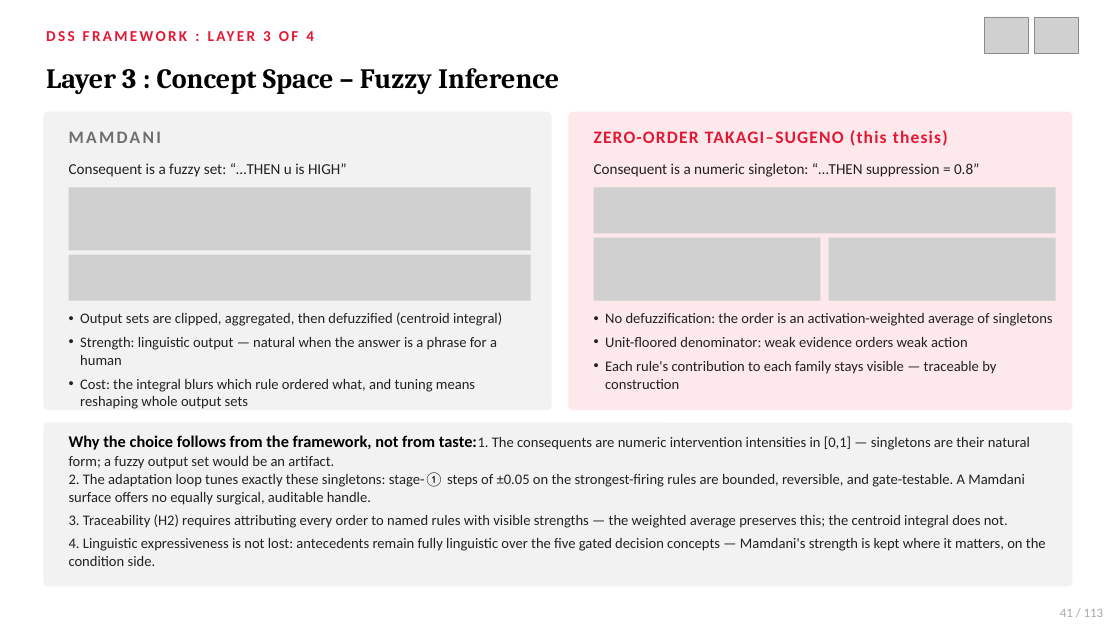
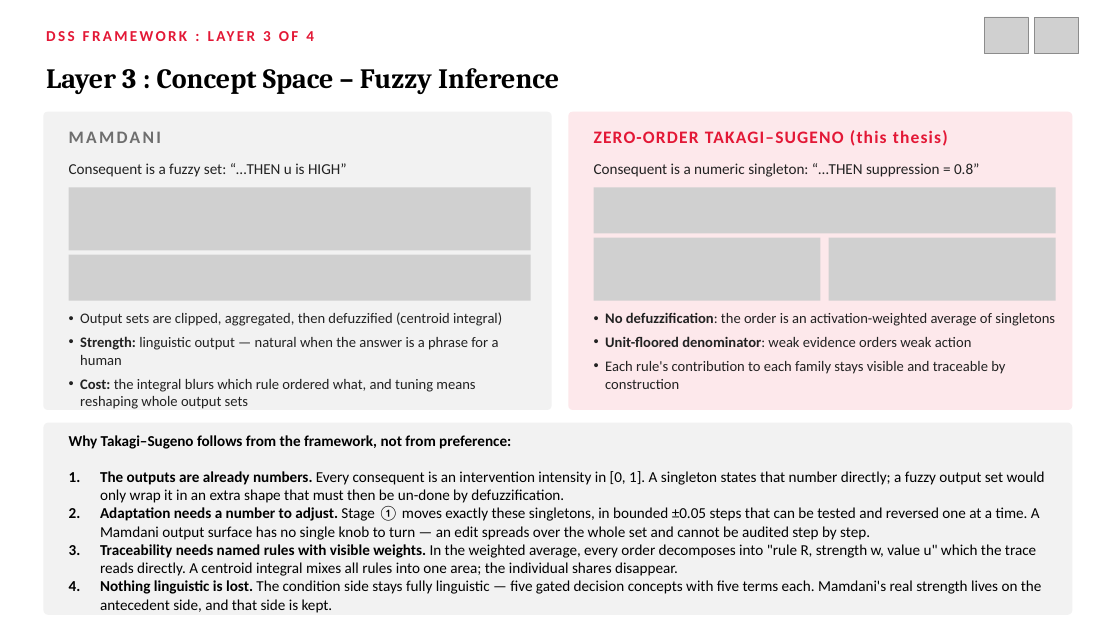
Before and after one commit to northwind13/Enhanced_DSS, a slide deck: slide 42 of 01_Thesis/DisasterAware_Presentation.pptx (slide 41 before the commit). Drawn at 1120x630 pixels with LibreOffice and Linux fonts; fonts in the diff are those of the drawing; grey boxes stand for pictures. Boxes give left, top, right and bottom in pixels: in the first picture for what was removed or moved away, otherwise in the second. Text is boxed around its words. In the diff, an @@ line names an element or a change of style, - is before the commit and + after.

```diff
--- a/01_Thesis/DisasterAware_Presentation.pptx
+++ b/01_Thesis/DisasterAware_Presentation.pptx
@@ text at <box>605,312,1055,347</box>: bold on in "No defuzzification:", "Unit-floored denominator:" @@
@@ text at <box>80,336,499,409</box>: bold on in "Strength:", "Cost:" @@
@@ text at <box>605,361,1005,389</box>: text changed @@
-• Each rule's contribution to each family stays visible — traceable by construction
+• Each rule's contribution to each family stays visible and traceable by construction
@@ rounded rectangle: place and size @@
-rounded rectangle at <box>44,423,1073,586</box>
+rounded rectangle at <box>44,423,1073,615</box>
@@ text at <box>69,435,1045,613</box>: text changed; size 12.5 to 13 pt; text colour #222222 to #000000 @@
-Why the choice follows from the framework, not from taste:1. The consequents are numeric intervention intensities in [0,1] — singletons are their natural form; a fuzzy output set would be an artifact.
-2. The adaptation loop tunes exactly these singletons: stage-① steps of ±0.05 on the strongest-firing rules are bounded, reversible, and gate-testable. A Mamdani surface offers no equally surgical, auditable handle.
-3. Traceability (H2) requires attributing every order to named rules with visible strengths — the weighted average preserves this; the centroid integral does not.
-4. Linguistic expressiveness is not lost: antecedents remain fully linguistic over the five gated decision concepts — Mamdani's strength is kept where it matters, on the condition side.
+Why Takagi–Sugeno follows from the framework, not from preference:
+1. The outputs are already numbers. Every consequent is an intervention intensity in [0, 1]. A singleton states that number directly; a fuzzy output set would only wrap it in an extra shape that must then be un-done by defuzzification.
+2. Adaptation needs a number to adjust. Stage ① moves exactly these singletons, in bounded ±0.05 steps that can be tested and reversed one at a time. A Mamdani output surface has no single knob to turn — an edit spreads over the whole set and cannot be audited step by step.
+3. Traceability needs named rules with visible weights. In the weighted average, every order decomposes into "rule R, strength w, value u" which the trace reads directly. A centroid integral mixes all rules into one area; the individual shares disappear.
+4. Nothing linguistic is lost. The condition side stays fully linguistic — five gated decision concepts with five terms each. Mamdani's real strength lives on the antecedent side, and that side is kept.
@@ text removed at <box>1060,609,1104,617</box> @@
-41 / 113
```
Also in this commit, not shown: 67 other slides changed, 20 slides added, 44 slides removed, 15 other files.
